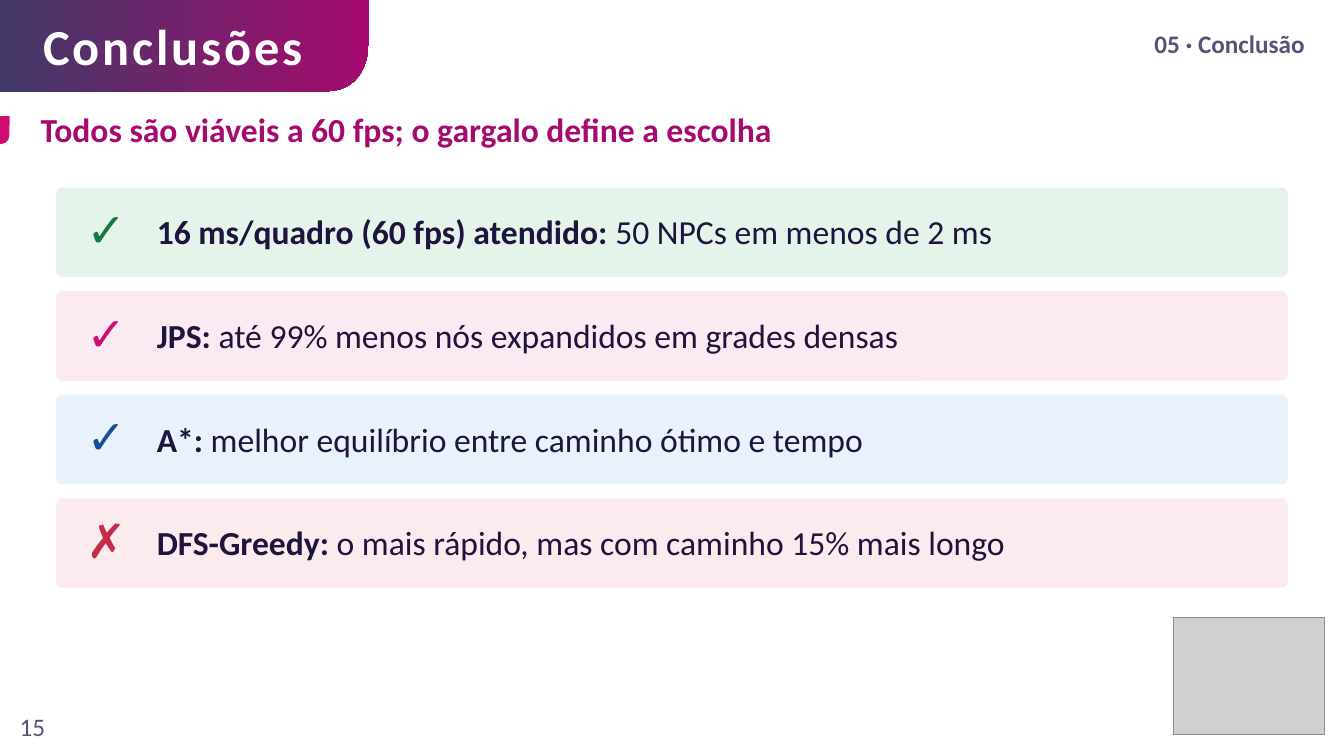
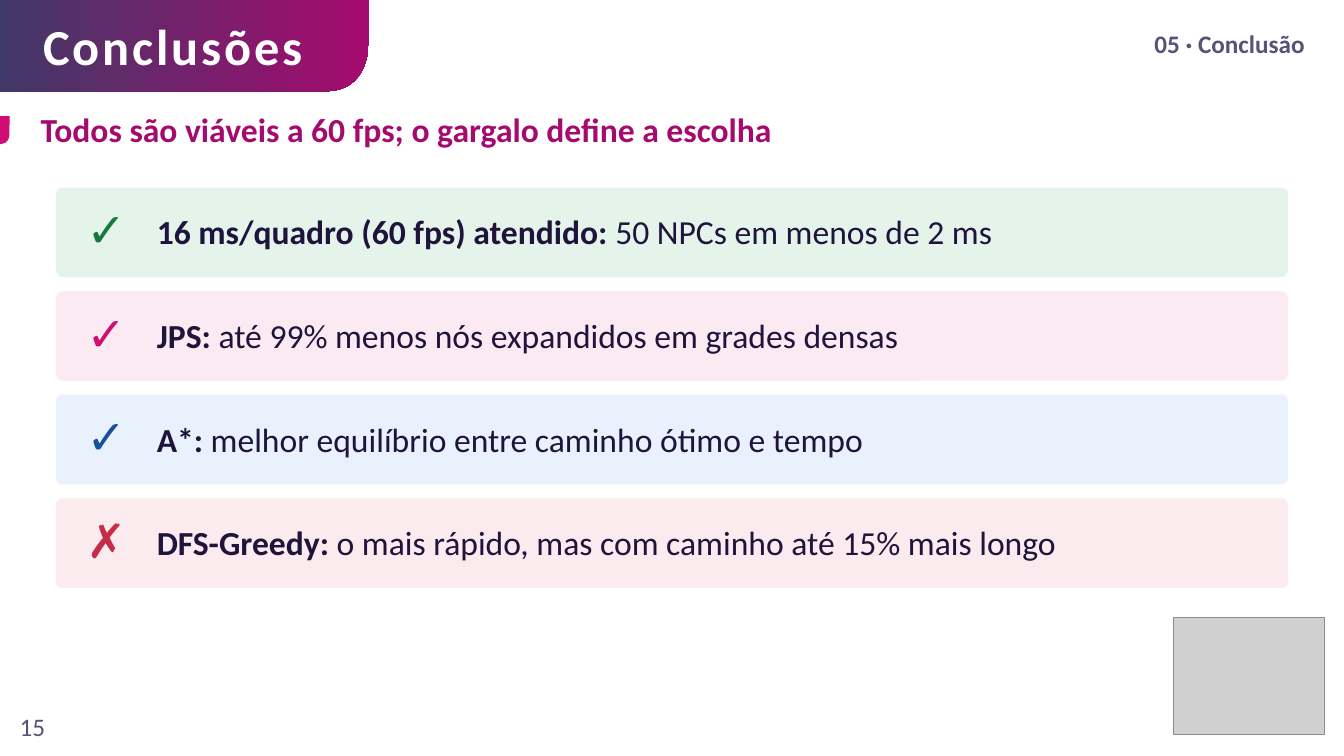
Before and after one commit to jeandeson/pathfinding-quest, a slide deck: slide 15 of apresentacao/TCC_Apresentacao_Jeandeson.pptx. Drawn at 1344x756 pixels with LibreOffice and Linux fonts; fonts in the diff are those of the drawing; grey boxes stand for pictures. Boxes give left, top, right and bottom in pixels: in the first picture for what was removed or moved away, otherwise in the second. Text is boxed around its words. In the diff, an @@ line names an element or a change of style, - is before the commit and + after.

```diff
--- a/apresentacao/TCC_Apresentacao_Jeandeson.pptx
+++ b/apresentacao/TCC_Apresentacao_Jeandeson.pptx
@@ text at (157,531,1055,561): text changed @@
-DFS-Greedy: o mais rápido, mas com caminho 15% mais longo
+DFS-Greedy: o mais rápido, mas com caminho até 15% mais longo
```
Also in this commit, not shown: 5 other slides changed, 10 other files.
